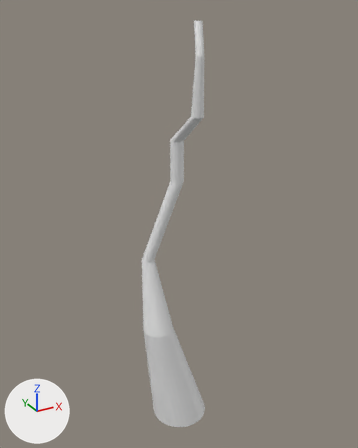
One commit to the Blender file env_tree_FarhanDinaf_01.blend: the scene before it, then after it.
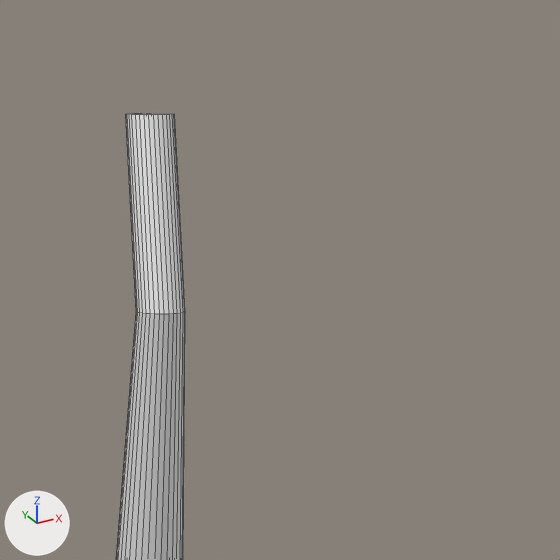
Old and new are each drawn whole from a 50 mm camera at (-3.85, -6.84, 7.13) aimed at (0.01, 0.19, 3.61) and again close up on the part from 48% to 76% of the width and 0% to 22% of the height. The axes (+X, +Y, +Z) are drawn at lower left. The lights are the same throughout. The first two pictures are the older version. The close-ups show mesh edges as thin lines.

The scene before the commit, as lines of its bpy script (objects in view):
```python
me_cylinder_001 = bpy.data.meshes.new('Cylinder.001')
me_cylinder_001.from_pydata(...)  # 256 vertices, 226 faces; spans x -0.72..0.47, y -0.48..0.65, z -0.44..6.93
ob_cylinder = bpy.data.objects.new('Cylinder', me_cylinder_001)
ob_cylinder.location = (0.0, 0.0, 0.0)
```
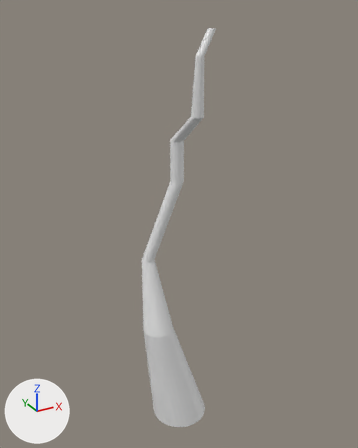
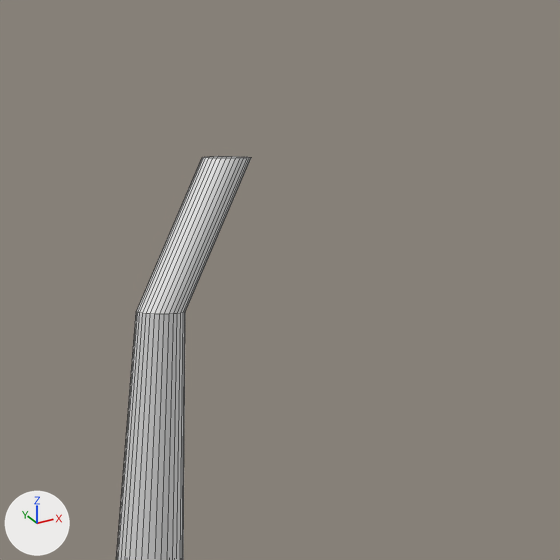
Where the change shows, as pixel boxes [x1, y1, x2, y2] in the close-ups (560 x 560 px; the box of a moved part takes in the faces that stretch with it):
'Cylinder', reshaped: before [116, 113, 185, 560]; after [116, 156, 251, 560]
part 1 of me_cylinder_001, moved or reshaped: before [126, 113, 185, 314]; after [136, 156, 251, 314]

The change, as a list of edits to the scene's bpy script:
```text
Change me_cylinder_001:
    used by ob_cylinder; location = (0.0, 0.0, 0.0)
    remove me_cylinder_001.from_pydata(...)  # 256 vertices, 226 faces; spans x -0.72..0.47, y -0.48..0.65, z -0.44..6.93
    add me_cylinder_001.from_pydata(...)  # 256 vertices, 226 faces; spans x -0.72..0.47, y -0.48..0.65, z -0.44..6.83
    me_cylinder_001 part 1: all 32 vertices in x 0.16..0.29, y -0.08..0.05, z 6.93 are moved by (0.14, -0.17, -0.1)
```
